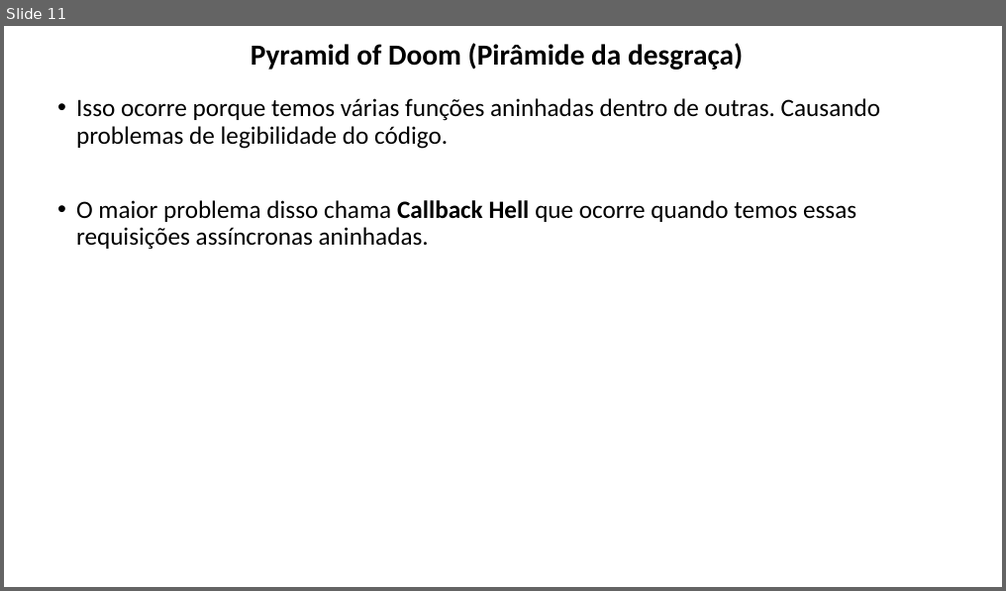
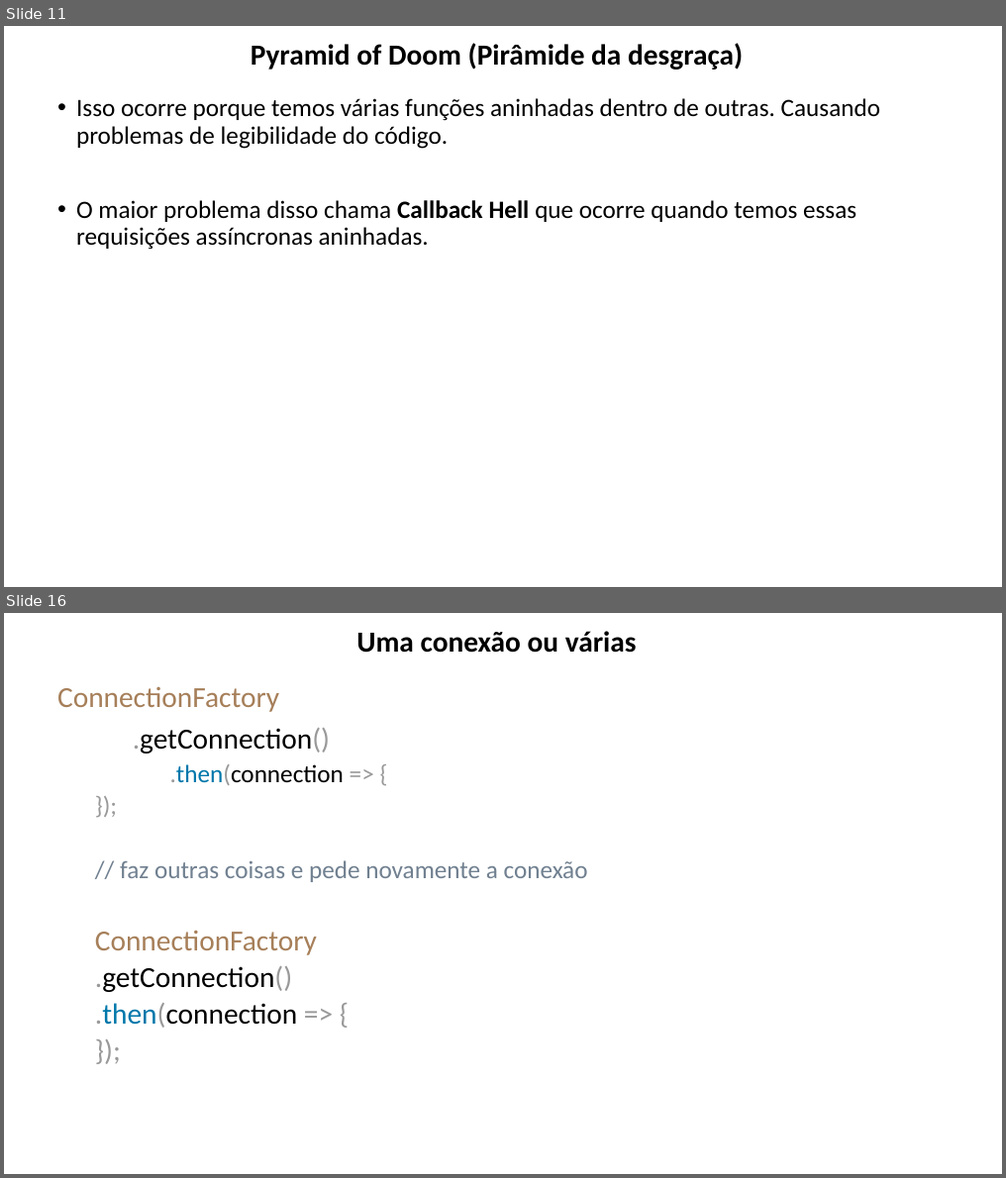
Before and after one commit to lacsousa/js-es6-oo-pp-avanc1, a slide deck: docs/JS Avançado 1-2-3-resumo.pptx. Shown one above the other, each under a label of ours: slide 11 before the commit, slides 11 and 16 after it; the slides between them are not shown. The pictures are 1006x591 and 1006x1178 pixels, drawn with LibreOffice and Linux fonts; fonts in the diff are those of the drawing. Boxes give left, top, right and bottom in pixels: in the first picture for what was removed or moved away, otherwise in the second. Text is boxed around its words. In the diff, an @@ line names an element or a change of style, - is before the commit and + after.

```diff
--- a/docs/JS Avançado 1-2-3-resumo.pptx
+++ b/docs/JS Avançado 1-2-3-resumo.pptx
@@ slide 16 added at (4,613,1002,1174), background #FFFFFF @@
@@ title added at (356,631,637,653), 28 pt, text #000000, bold @@
+Uma conexão ou várias
@@ text added at (57,687,588,1028), 28 pt, text #000000 @@
+ConnectionFactory
+.getConnection()
+  .then(connection => {
+  });
+  // faz outras coisas e pede novamente a conexão
+  ConnectionFactory
+  .getConnection()
+  .then(connection => {
+  });
```
Also in this commit, not shown: 1 slide changed, 4 other slides added, 3 other files.
